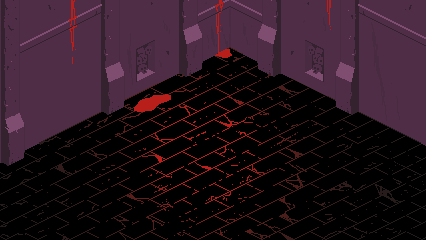
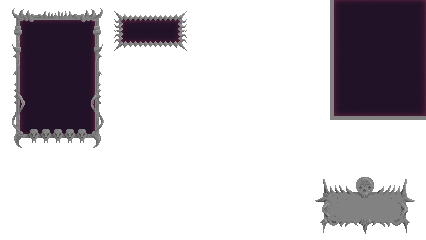
Revision of a layered w=426, h=240 image; what changed, layer by layer:
added layer "Layer 31" above "Layer 17 copy" over [12, 0, 426, 234]
added layer "Layer 17 copy" above "garage" over [20, 0, 426, 135]
hid "Layer 29" over [69, 0, 331, 112]
hid "Layer 28", painted on it over [0, 0, 426, 166]
hid "Layer 27" over [0, 0, 426, 240]
hid "Layer 24 copy" over [0, 0, 426, 240]
hid "Layer 1" over [0, 0, 426, 240]
